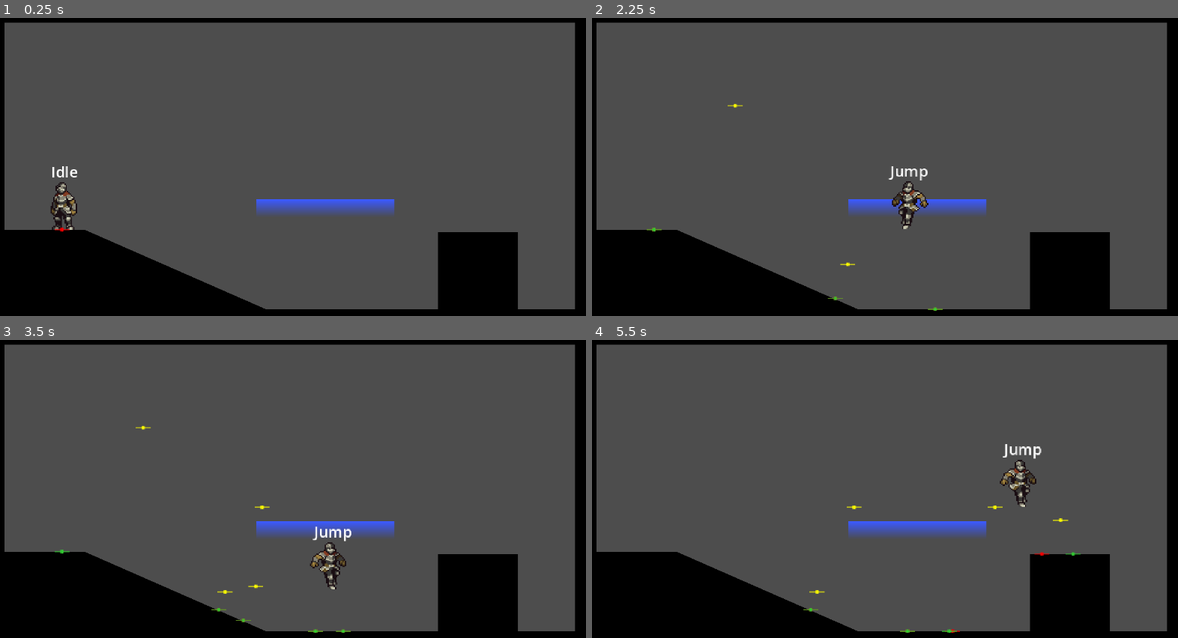
Above: before the commit, frames 1-4 (two rows, left to right).
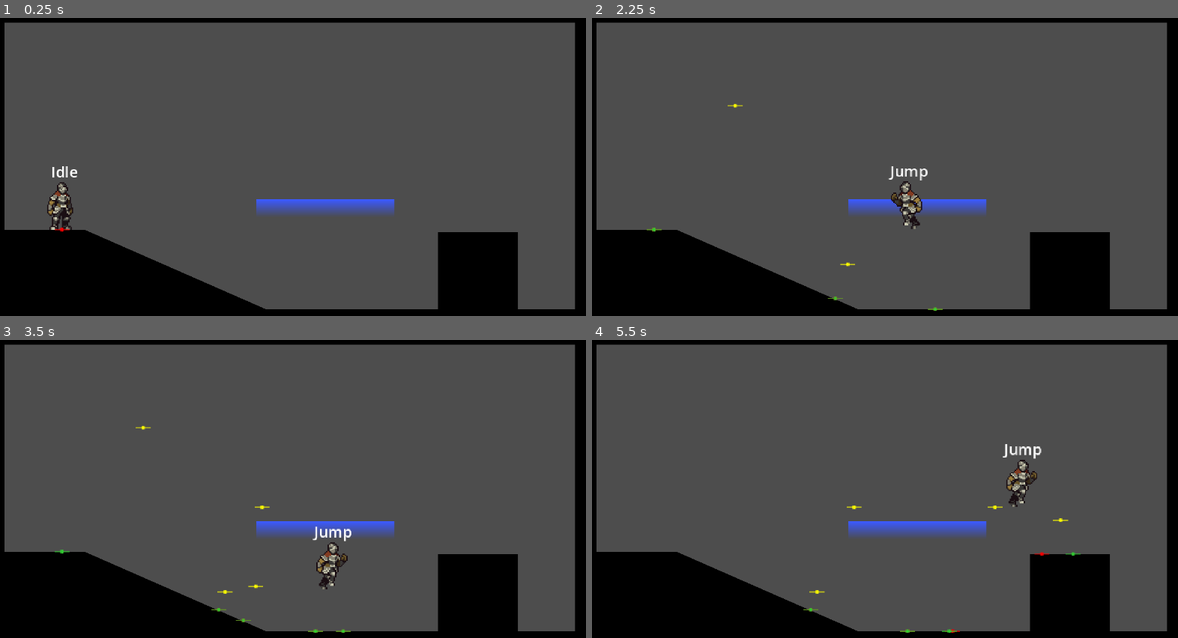
Above: after the commit, the same moments.

Repository: joshualeecoss/goodboy
Game: Godot game, scene res://playground.tscn
Two runs of this game, one before a commit and one after it. Both use one fixed random seed, a clock stepped at 60 frames per second and the inputs below.
Inputs:
- Up to frame 1 (0.25 s): no input
- Up to frame 2 (2.25 s): tap Enter at 0.5 s; hold Space (jump) 0.53-1.28 s; hold Right (right) 0.53-2.03 s; tap Space (jump) at 1.35, 1.52, 1.82 s; hold Left (left) from 2.03 s (still down); hold Space (jump) from 2.03 s (still down)
- Up to frame 3 (3.5 s): release Left (left) at 2.78 s; release Space (jump) at 2.78 s; hold Right (right) from 2.78 s (still down); tap Space (jump) at 2.85, 3.02, 3.32 s
- Up to frame 4 (5.5 s): hold Space (jump) 3.53-4.28 s; release Right (right) at 4.28 s; hold Left (left) 4.28-5.03 s; tap Space (jump) at 4.35, 4.52, 4.82 s; hold Right (right) from 5.03 s (still down); hold Space (jump) from 5.03 s (still down)

The runs differ from the first frame. In frame 1, 0.4% of the frame differs, in the area x 8-14%, y 55-72%; in frame 2, 0.5%, in the area x 51-58%, y 54-71%; in frame 3, 0.4%; in frame 4, 0.4%.

Commit message:
Drive jump animation by vertical velocity
Pause automatic playback of the "jump" animation and manually seek frames based on the player's vertical velocity (implemented in jump.gd and fall.gd). Add an exported max_fall_velocity and clamp vertical velocity in player.gd to limit fall speed. Update the jump Animation resource (length and key times). These changes tie the visual frame to motion and prevent excessive fall velocity.

Diff:
--- a/player/player.tscn
+++ b/player/player.tscn
@@ -67,6 +67,7 @@
 
 [sub_resource type="Animation" id="Animation_8t03j"]
 resource_name = "jump"
+length = 1.2
 step = 0.1
 tracks/0/type = "value"
 tracks/0/imported = false
@@ -75,7 +76,7 @@
 tracks/0/interp = 1
 tracks/0/loop_wrap = true
 tracks/0/keys = {
-"times": PackedFloat32Array(0, 0.1, 0.2, 0.3, 0.4, 0.5),
+"times": PackedFloat32Array(0, 0.2, 0.4, 0.7, 0.9, 1.0999999),
 "transitions": PackedFloat32Array(1, 1, 1, 1, 1, 1),
 "update": 1,
 "values": [22, 23, 24, 4, 5, 6]
@@ -143,8 +144,7 @@
 [node name="Sprite2D" type="Sprite2D" parent="." unique_id=1149609672]
 position = Vector2(0, -40)
 texture = ExtResource("7_boad6")
-offset = Vector2(-4, 0)
-flip_h = true
+offset = Vector2(4, 0)
 hframes = 11
 vframes = 10
 frame = 11
--- a/player/scripts/player.gd
+++ b/player/scripts/player.gd
@@ -12,6 +12,7 @@
 
 #region /// export variables
 @export var move_speed: float = 150
+@export var max_fall_velocity: float = 600
 #endregion
 
 
@@ -50,6 +51,7 @@
 
 func _physics_process(delta: float) -> void:
 	velocity.y += gravity * gravity_multiplier * delta
+	velocity.y = clampf(velocity.y, -1000.0, max_fall_velocity)
 	move_and_slide()
 	change_state(current_state.physics_process(delta))
 	pass
--- a/player/states/fall.gd
+++ b/player/states/fall.gd
@@ -15,7 +15,8 @@
 
 # What happens when we enter this state
 func enter() -> void:
-	# Play Animation
+	player.animation_player.play("jump")
+	player.animation_player.pause()
 	player.gravity_multiplier = fall_gravity_multiplier
 	if player.previous_state == jump:
 		coyote_timer = 0
@@ -44,6 +45,7 @@
 func process(delta: float) -> PlayerState:
 	coyote_timer -= delta
 	buffer_timer -= delta
+	set_jump_frame()
 	return next_state
 
 
@@ -55,3 +57,8 @@
 		return idle
 	player.velocity.x = player.direction.x * player.move_speed
 	return next_state
+
+func set_jump_frame() -> void:
+	var frame: float = remap(player.velocity.y, 0.0, player.max_fall_velocity, 0.6, 1.2)
+	player.animation_player.seek(frame, true)
+	pass
--- a/player/states/jump.gd
+++ b/player/states/jump.gd
@@ -12,6 +12,7 @@
 # What happens when we enter this state
 func enter() -> void:
 	player.animation_player.play("jump")
+	player.animation_player.pause()
 	player.add_debug_indicator(Color.LIME_GREEN)
 	player.velocity.y = -jump_velocity
 	pass
@@ -32,7 +33,7 @@
 
 
 func process(_delta: float) -> PlayerState:
-
+	set_jump_frame()
 	return next_state
 
 
@@ -43,3 +44,8 @@
 		return fall
 	player.velocity.x = player.direction.x * player.move_speed
 	return next_state
+
+func set_jump_frame() -> void:
+	var frame: float = remap(player.velocity.y, -jump_velocity, 0.0, 0.0, 0.6)
+	player.animation_player.seek(frame, true)
+	pass
